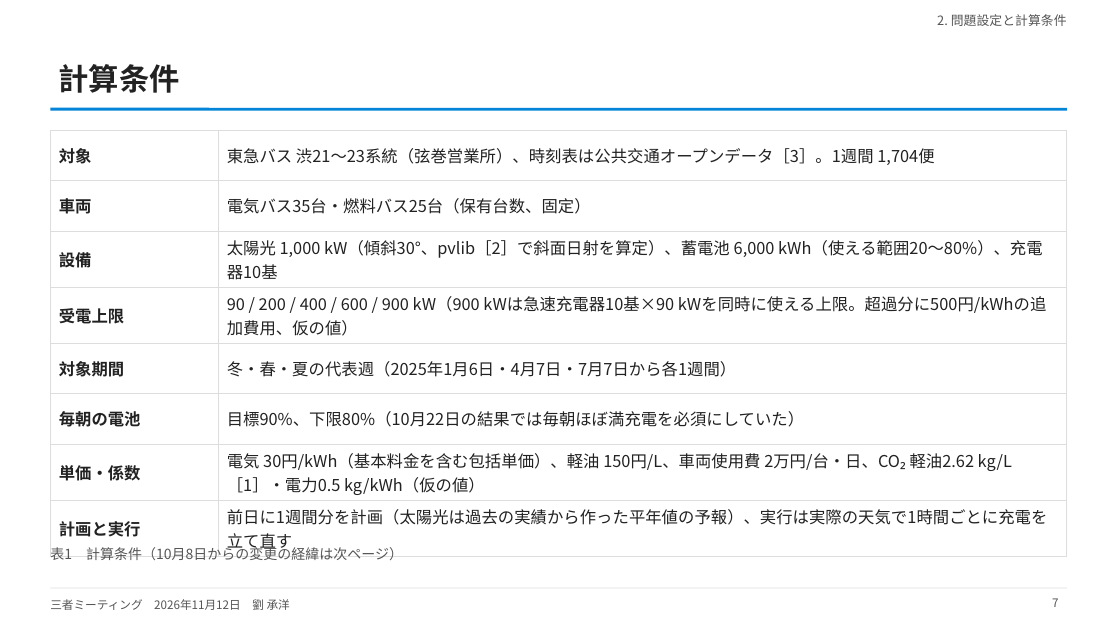
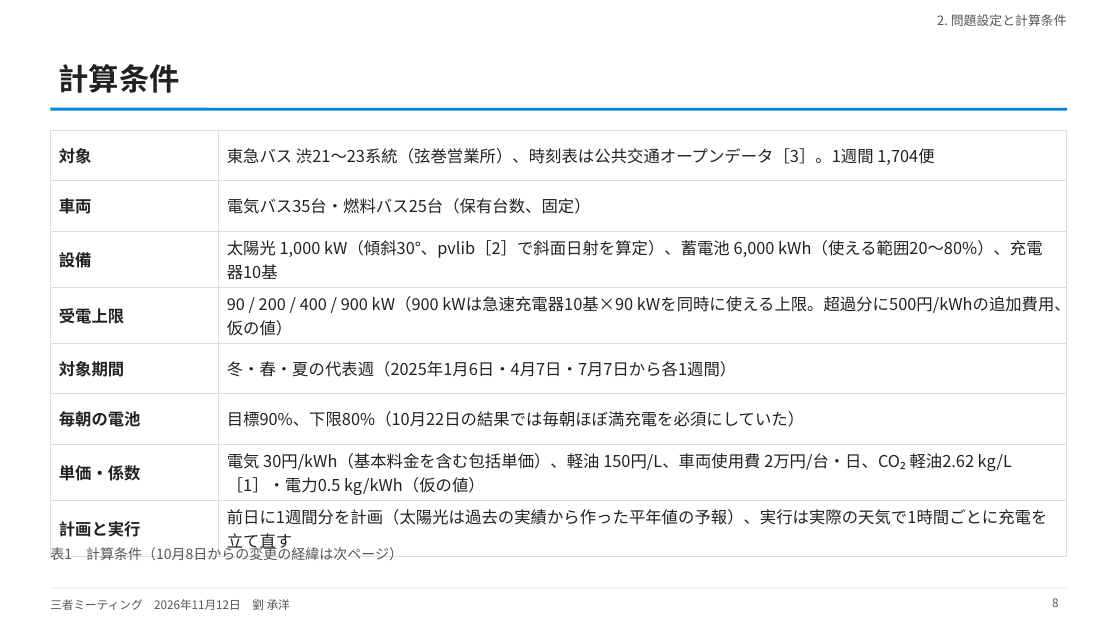
Before and after one commit to CYLIU2003/master-course, a slide deck: slide 8 of outcome/2026-11-12_three_party/three_party_20261112.pptx (slide 7 before the commit). Drawn at 1120x630 pixels with LibreOffice and Linux fonts; fonts in the diff are those of the drawing. Boxes give left, top, right and bottom in pixels: in the first picture for what was removed or moved away, otherwise in the second. Text is boxed around its words. In the diff, an @@ line names an element or a change of style, - is before the commit and + after.

```diff
--- a/outcome/2026-11-12_three_party/three_party_20261112.pptx
+++ b/outcome/2026-11-12_three_party/three_party_20261112.pptx
@@ table at bbox=[50, 130, 1067, 541] @@
-row 4, column 2: 90 / 200 / 400 / 600 / 900 kW（900 kWは急速充電器10基×90 kWを同時に使える上限。超過分に500円/kWhの追加費用、仮の値）
+row 4, column 2: 90 / 200 / 400 / 900 kW（900 kWは急速充電器10基×90 kWを同時に使える上限。超過分に500円/kWhの追加費用、仮の値）
@@ page number at bbox=[1052, 598, 1058, 607]: text changed @@
-7
+8
```
Also in this commit, not shown: 20 other slides changed, 1 slide added, 6 other files.
